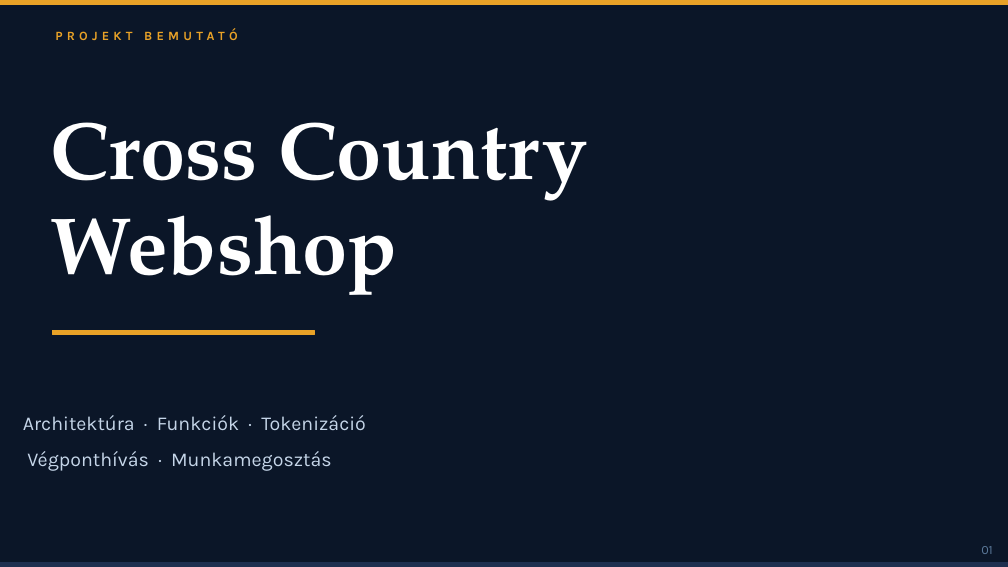
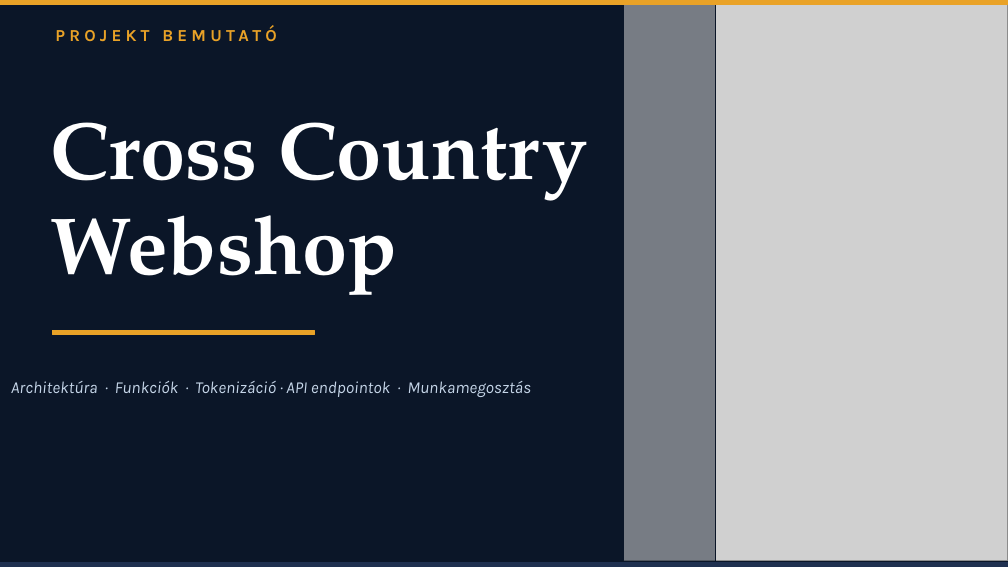
Before and after one commit to hihi-dotcom/CrossCountryBuilds_Webshop, a slide deck: slide 1 of doc/CrossCountryWebshop_Premium (1).pptx. Drawn at 1008x567 pixels with LibreOffice and Linux fonts; fonts in the diff are those of the drawing; grey boxes stand for pictures; background and template pictures are left out. Boxes give left, top, right and bottom in pixels: in the first picture for what was removed or moved away, otherwise in the second. Text is boxed around its words. In the diff, an @@ line names an element or a change of style, - is before the commit and + after.

```diff
--- a/doc/CrossCountryWebshop_Premium (1).pptx
+++ b/doc/CrossCountryWebshop_Premium (1).pptx
@@ text "PROJEKT BEMUTATÓ" at <box>55,27,277,42</box>: size 9 to 12 pt @@
@@ picture added at <box>442,4,1008,559</box> @@
@@ text at <box>11,381,531,397</box>: text changed; size 14 to 12 pt; italic on @@
-Architektúra · Funkciók · Tokenizáció
-Végponthívás · Munkamegosztás
+Architektúra · Funkciók · Tokenizáció · API endpointok · Munkamegosztás
@@ text removed at <box>981,546,993,554</box> @@
-01
```
Also in this commit, not shown: 10 other slides changed, 1 slide added, 1 slide removed.
